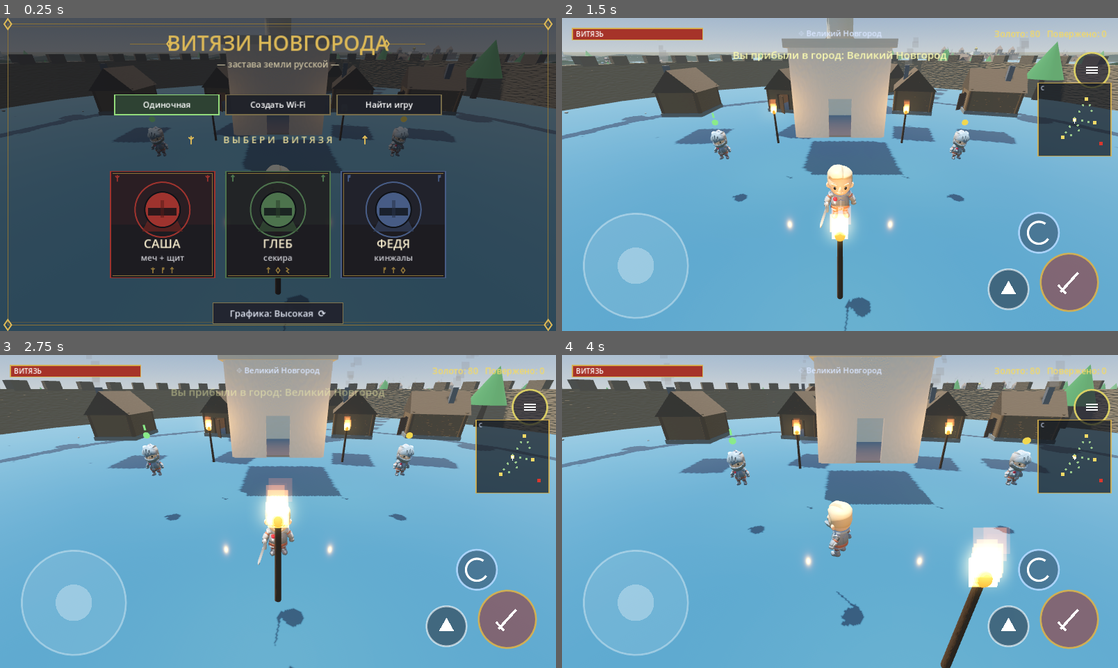
Above: before the commit, frames 1-4 (two rows, left to right).
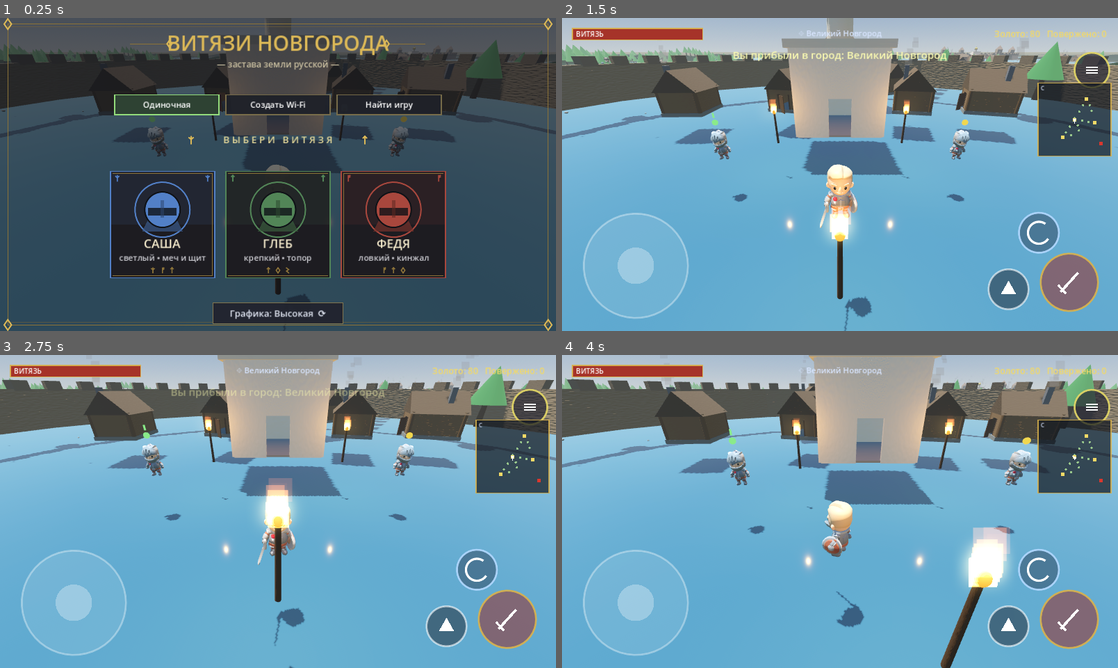
Above: after the commit, the same moments.

Repository: crucian1812-a11y/ar
Game: Godot game, scene res://Main.tscn
The game is run twice, just before and just after one commit, with the same random seed, the same clock (stepped at 60 frames per second) and the same inputs.
Inputs (mouse positions are in pixels of both pictures, inside the frame that each line leads up to):
- Up to frame 1 (0.25 s): no input
- Up to frame 2 (1.5 s): move the mouse to (962, 158) at 0.52 s; click (962, 158) at 0.67 s; tap Enter at 1.25 s; drag from (728, 190) to (812, 237) at 1.27 s
- Up to frame 3 (2.75 s): move the mouse to (333, 442) at 2.02 s; click (333, 442) at 2.17 s
- Up to frame 4 (4 s): drag from (812, 574) to (673, 464) at 2.77 s; move the mouse to (1006, 558) at 3.52 s; click (1006, 558) at 3.67 s

The runs differ from the first frame. In frame 1, 2.6% of the frame differs, in the area x 0-81%, y 8-90%; in frame 2, 0.6%; in frame 3, 0.2%; in frame 4, 0.3%.

Commit message:
vityazi3d: respawn instead of game-over, forests+wolves, more quests, endless endgame, char flavor
1. Death no longer ends the game: the player respawns at Новгород (brief
   invulnerability, small gold penalty) — so a host dying doesn't break
   everyone's session.
2. Added forests (two wooded biomes) populated with aggressive WOLF packs
   (procedural low-poly wolf, larger aggro, attack on sight).
3. More varied quests (7 total): wolves, visit-all-cities, slay the
   воевода, big kill-count — with shield/armour/helmet rewards.
4. Defeating Мамай is now a victory banner but the open world keeps going
   (no win-lock).
5. Personalised the three витязи (names/colours/descriptions); Саша now
   starts with a shield. (Real-photo faces not used — no such pipeline.)

Co-Authored-By: Claude Opus 4.8 <noreply@anthropic.com>
Claude-Session: https://claude.ai/code/session_01Ybzc4D61QXnypTQH2Ro8uP

Diff:
--- a/vityazi3d/Enemy.gd
+++ b/vityazi3d/Enemy.gd
@@ -1,7 +1,7 @@
 extends CharacterBody3D
 class_name GameEnemy
 
-enum Kind { RAIDER, SPEARMAN, ARCHER, BRUTE, BOSS, MONGOL, MONGOL_ARCHER, MONGOL_HEAVY, KHAN, MARAUDER, VETERAN, CHAMPION }
+enum Kind { RAIDER, SPEARMAN, ARCHER, BRUTE, BOSS, MONGOL, MONGOL_ARCHER, MONGOL_HEAVY, KHAN, MARAUDER, VETERAN, CHAMPION, WOLF }
 
 var kind: int = Kind.RAIDER
 var main
@@ -26,6 +26,8 @@
 var net_moving := false
 var aggroed := false            # actively aware of / chasing a player
 var last_attacker := 1          # net id of whoever last hit it (kill credit)
+var aggro_range := 22.0         # per-kind aggro radius
+var procedural := false         # build a code mesh instead of loading a glb
 
 const AGGRO := 22.0
 const GRAVITY := 22.0
@@ -68,7 +70,12 @@
 func _apply_kind() -> void:
 	var path := "res://assets/models/Barbarian.glb"
 	var show: Array = []
+	aggro_range = AGGRO
 	match kind:
+		Kind.WOLF:
+			hp = 55; speed = 5.6; dmg = 12; reach = 2.0; atk_cd_time = 0.8; mscale = 1.0
+			aggro_range = 36.0; procedural = true
+			attack_anim = ""
 		Kind.RAIDER:
 			hp = 55; speed = 3.9; dmg = 8; reach = 2.2; atk_cd_time = 1.2; mscale = 0.78
 			path = "res://assets/models/Barbarian.glb"; show = ["1H_Axe", "Barbarian_Round_Shield"]
@@ -124,6 +131,12 @@
 var _show: Array = []
 
 func _build_model() -> void:
+	if procedural:
+		model = _build_wolf()
+		add_child(model)
+		model.scale = Vector3.ONE * mscale
+		anim = null
+		return
 	model = load(_model_path).instantiate()
 	add_child(model)
 	model.scale = Vector3.ONE * mscale
@@ -183,6 +196,64 @@
 	m.roughness = 1.0
 	return m
 
+# low-poly wolf built in code (no quadruped model in the asset pack)
+func _build_wolf() -> Node3D:
+	var root := Node3D.new()
+	var fur := StandardMaterial3D.new(); fur.albedo_color = Color(0.30, 0.29, 0.31); fur.roughness = 1.0
+	var dark := StandardMaterial3D.new(); dark.albedo_color = Color(0.18, 0.17, 0.19); dark.roughness = 1.0
+	# body
+	var body := MeshInstance3D.new()
+	var bb := BoxMesh.new(); bb.size = Vector3(0.5, 0.5, 1.15)
+	body.mesh = bb; body.material_override = fur; body.position = Vector3(0, 0.62, 0)
+	root.add_child(body)
+	# chest/hindquarters bulk
+	var rump := MeshInstance3D.new()
+	var rb := BoxMesh.new(); rb.size = Vector3(0.56, 0.56, 0.45)
+	rump.mesh = rb; rump.material_override = fur; rump.position = Vector3(0, 0.66, -0.45)
+	root.add_child(rump)
+	# neck + head
+	var neck := MeshInstance3D.new()
+	var nb := BoxMesh.new(); nb.size = Vector3(0.34, 0.34, 0.4)
+	neck.mesh = nb; neck.material_override = fur; neck.position = Vector3(0, 0.74, 0.6)
+	root.add_child(neck)
+	var head := MeshInstance3D.new()
+	var hb := BoxMesh.new(); hb.size = Vector3(0.36, 0.34, 0.4)
+	head.mesh = hb; head.material_override = fur; head.position = Vector3(0, 0.82, 0.86)
+	root.add_child(head)
+	var snout := MeshInstance3D.new()
+	var sb := BoxMesh.new(); sb.size = Vector3(0.18, 0.18, 0.26)
+	snout.mesh = sb; snout.material_override = dark; snout.position = Vector3(0, 0.74, 1.08)
+	root.add_child(snout)
+	# ears
+	for ex in [-0.12, 0.12]:
+		var ear := MeshInstance3D.new()
+		var ec := CylinderMesh.new(); ec.top_radius = 0.0; ec.bottom_radius = 0.09; ec.height = 0.18
+		ear.mesh = ec; ear.material_override = dark; ear.position = Vector3(ex, 1.04, 0.82)
+		root.add_child(ear)
+	# eyes (glowing)
+	var em := StandardMaterial3D.new(); em.albedo_color = Color(1.0, 0.85, 0.2)
+	em.emission_enabled = true; em.emission = Color(1.0, 0.8, 0.1); em.emission_energy_multiplier = 2.0
+	em.shading_mode = BaseMaterial3D.SHADING_MODE_UNSHADED
+	for ex2 in [-0.1, 0.1]:
+		var eye := MeshInstance3D.new()
+		var es := SphereMesh.new(); es.radius = 0.045; es.height = 0.09
+		eye.mesh = es; eye.material_override = em; eye.position = Vector3(ex2, 0.86, 1.02)
+		root.add_child(eye)
+	# legs
+	for lx in [-0.18, 0.18]:
+		for lz in [0.4, -0.5]:
+			var leg := MeshInstance3D.new()
+			var lc := CylinderMesh.new(); lc.top_radius = 0.09; lc.bottom_radius = 0.07; lc.height = 0.6
+			leg.mesh = lc; leg.material_override = dark; leg.position = Vector3(lx, 0.3, lz)
+			root.add_child(leg)
+	# tail
+	var tail := MeshInstance3D.new()
+	var tc := CylinderMesh.new(); tc.top_radius = 0.05; tc.bottom_radius = 0.12; tc.height = 0.5
+	tail.mesh = tc; tail.material_override = fur
+	tail.position = Vector3(0, 0.78, -0.78); tail.rotation_degrees = Vector3(-50, 0, 0)
+	root.add_child(tail)
+	return root
+
 func _is_equip(n: String) -> bool:
 	for k in EQUIP_KEYS:
 		if k in n:
@@ -208,7 +279,7 @@
 		hp = net_hpfrac * max_hp
 		var np = _nearest_player()
 		var npd: float = np.global_position.distance_to(global_position) if np else 999.0
-		aggroed = npd <= AGGRO
+		aggroed = npd <= aggro_range
 		if anim:
 			anim.active = npd < 80.0
 		if npd < 80.0:
@@ -232,7 +303,7 @@
 		to.y = 0
 		var dist := to.length()
 		var dir := to.normalized() if dist > 0.01 else Vector3.ZERO
-		aggroed = dist <= AGGRO
+		aggroed = dist <= aggro_range
 
 		# performance: far enemies stop animating & idle in place
 		if dist > 80.0 and is_on_floor():
@@ -246,7 +317,7 @@
 		elif anim and not anim.active:
 			anim.active = true
 
-		if dist > AGGRO:
+		if dist > aggro_range:
 			# passive: stay near the camp until the player comes close
 			var hto := home - global_position
 			hto.y = 0
@@ -340,7 +411,7 @@
 				main.on_boss_killed()
 			if kind == Kind.KHAN and main.has_method("on_khan_killed"):
 				main.on_khan_killed()
-			main.on_enemy_killed(global_position, gold_drop, last_attacker)
+			main.on_enemy_killed(global_position, gold_drop, last_attacker, kind)
 		queue_free()
 
 # ---------------- hp bar ----------------
--- a/vityazi3d/Main.gd
+++ b/vityazi3d/Main.gd
@@ -44,6 +44,12 @@
 var saray_barrier: Node3D = null
 var saray_near := false
 
+# dense forests (with wolf packs)
+var forests := [
+	{"pos": Vector3(-150, 0, -120), "r": 85.0},
+	{"pos": Vector3(175, 0, 180), "r": 70.0},
+]
+
 # textured materials (procedural normal maps) + particle assets
 var _nrm_wood: NoiseTexture2D
 var _nrm_stone: NoiseTexture2D
@@ -86,14 +92,24 @@
 
 var quests := [
 	{"title": "Очистка дорог", "desc": "Победи 6 врагов в округе.", "type": "kills", "target": 6, "reward": 70, "weapon": 7, "weapon_name": "Меч-кладенец"},
+	{"title": "Волчья стая", "desc": "Истреби 5 волков в лесу.", "type": "wolves", "target": 5, "reward": 80, "reward_shield": 1, "reward_name": "Круглый щит"},
 	{"title": "Казна княжества", "desc": "Накопи 200 золота.", "type": "gold", "target": 200, "reward": 90, "weapon": 9, "weapon_name": "Лук Соловья"},
+	{"title": "Странствие по Руси", "desc": "Побывай во всех 4 городах.", "type": "visit", "target": 4, "reward": 110, "reward_helmet": true, "reward_name": "Шлем"},
 	{"title": "Древние реликвии", "desc": "Собери 5 артефактов.", "type": "pickups", "target": 5, "reward": 120, "weapon": 8, "weapon_name": "Секира Перуна"},
+	{"title": "Голова воеводы", "desc": "Срази воеводу в его крепости.", "type": "boss", "target": 1, "reward": 160, "reward_armor": 2, "reward_name": "Латный доспех"},
+	{"title": "Гроза недругов", "desc": "Победи 25 врагов.", "type": "kills", "target": 25, "reward": 220},
 ]
 var quest_idx := 0
 var quest_active := false
 var kills_base := 0
 var pickups_collected := 0
 var pickups_base := 0
+var wolves_killed := 0
+var wolves_base := 0
+var bosses_killed := 0
+var boss_base := 0
+var visited_cities := {}
+var mamai_defeated := false
 
 func _ready() -> void:
 	randomize()
@@ -115,6 +131,7 @@
 	_build_villages()
 	_build_roads()
 	_build_saray_structures()
+	_build_forest()
 	_spawn_player()
 	_setup_ui()
 	_build_preview_studio()
@@ -579,6 +596,28 @@
 	npc.kind = kind
 	add_child(npc)
 	npc.global_position = pos
+
+func _build_forest() -> void:
+	for f in forests:
+		var fc: Vector3 = f["pos"]
+		var fr: float = f["r"]
+		var n := int(fr * 3.2)
+		for i in range(n):
+			var a := randf() * TAU
+			var d := sqrt(randf()) * fr
+			var x := fc.x + cos(a) * d
+			var z := fc.z + sin(a) * d
+			var skip := false
+			for c in cities:
+				if Vector2(x - c["pos"].x, z - c["pos"].z).length() < 42.0:
+					skip = true; break
+			if not skip:
+				for vc in village_centers:
+					if Vector2(x - vc.x, z - vc.z).length() < 14.0:
+						skip = true; break
+			if skip:
+				continue
+			_make_tree(Vector3(x, terrain_height(x, z), z))
 
 # ---------------- Сарай-Бату (orda capital) ----------------
 
@@ -1273,6 +1312,12 @@
 	kills_base = 0
 	pickups_collected = 0
 	pickups_base = 0
+	wolves_killed = 0
+	wolves_base = 0
+	bosses_killed = 0
+	boss_base = 0
+	visited_cities = {}
+	mamai_defeated = false
 	state = "play"
 	controls.state = 1
 	mood_t = 0.0
@@ -1473,6 +1518,20 @@
 		_spawn_camp(c, false)
 	_spawn_camp(Vector3(-300, 0, -250), true)   # воевода fortress (mid boss)
 	_spawn_saray_horde()
+	_spawn_wolves()
+
+func _spawn_wolves() -> void:
+	for f in forests:
+		var fc: Vector3 = f["pos"]
+		var fr: float = f["r"]
+		var packs := 3
+		for pk in range(packs):
+			var pa := randf() * TAU
+			var pd := randf_range(10.0, fr - 12.0)
+			var center := fc + Vector3(cos(pa) * pd, 0, sin(pa) * pd)
+			var n := randi_range(3, 5)
+			for i in range(n):
+				_make_enemy(GameEnemy.Kind.WOLF, center + Vector3(randf_range(-6, 6), 0, randf_range(-6, 6)))
 
 func _spawn_saray_horde() -> void:
 	var c := SARAY_POS
@@ -1533,6 +1592,7 @@
 		GameEnemy.Kind.MARAUDER: return 9
 		GameEnemy.Kind.VETERAN: return 18
 		GameEnemy.Kind.CHAMPION: return 40
+		GameEnemy.Kind.WOLF: return 12
 		_: return 8
 
 func _spawn_pickups() -> void:
@@ -1567,8 +1627,10 @@
 	add_child(pk)
 	pk.global_position = pos
 
-func on_enemy_killed(pos: Vector3, gold: int, by: int = 1) -> void:
+func on_enemy_killed(pos: Vector3, gold: int, by: int = 1, kind: int = -1) -> void:
 	alive -= 1
+	if kind == GameEnemy.Kind.WOLF:
+		wolves_killed += 1
 	# credit the kill to whoever landed the killing blow
 	if not Net.active or by == Net.my_id():
 		kills += 1
@@ -1587,11 +1649,14 @@
 
 func on_boss_killed() -> void:
 	boss_defeated = true
+	bosses_killed += 1
 	show_toast("Воевода повержен! Но главный враг — Мамай в Сарай-Бату.")
 
 func on_khan_killed() -> void:
-	# defeating Мамай is the true victory
-	_win()
+	# defeating Мамай is a great victory — but the open world keeps going
+	mamai_defeated = true
+	show_toast("ПОБЕДА! Мамай повержен, Русь свободна! Можно играть дальше.")
+	Sfx.quest()
 
 func show_toast(text: String) -> void:
 	if controls:
@@ -1755,8 +1820,7 @@
 			_update_mood(delta)
 			_net_tick(delta)
 			if player.hp <= 0.0:
-				_game_over()
-				return
+				_respawn_player()
 			if controls.consume_interact() and near_npc != null:
 				if near_npc.kind == "quest":
 					_open_quest()
@@ -1819,6 +1883,7 @@
 	for c in cities:
 		if player.global_position.distance_to(c["pos"]) < 46.0:
 			rname = c["name"]
+			visited_cities[c["name"]] = true
 			break
 	if rname == "" and player.global_position.distance_to(SARAY_POS) < 52.0:
 		rname = "Сарай-Бату"
@@ -2033,6 +2098,9 @@
 		"kills": return kills - kills_base
 		"pickups": return pickups_collected - pickups_base
 		"gold": return player.gold
+		"wolves": return wolves_killed - wolves_base
+		"boss": return bosses_killed - boss_base
+		"visit": return visited_cities.size()
 	return 0
 
 func _quest_done() -> bool:
@@ -2053,20 +2121,26 @@
 	var q = quests[quest_idx]
 	if not quest_active:
 		quest_active = true
-		if q["type"] == "kills":
-			kills_base = kills
-		elif q["type"] == "pickups":
-			pickups_base = pickups_collected
+		match q["type"]:
+			"kills": kills_base = kills
+			"pickups": pickups_base = pickups_collected
+			"wolves": wolves_base = wolves_killed
+			"boss": boss_base = bosses_killed
 		show_toast("Задание принято: " + q["title"])
 		_refresh_quest_dialog()
 	elif _quest_done():
 		player.add_gold(int(q["reward"]))
 		Sfx.quest()
+		var extra := ""
 		if q.has("weapon"):
-			player.own_weapon(int(q["weapon"]))
-			show_toast("Награда: +%d золота и %s! Наденьте в снаряжении (☰)" % [int(q["reward"]), q["weapon_name"]])
-		else:
-			show_toast("Награда получена: +%d золота" % int(q["reward"]))
+			player.own_weapon(int(q["weapon"])); extra = " и " + String(q["weapon_name"])
+		elif q.has("reward_shield"):
+			player.own_shield(int(q["reward_shield"])); extra = " и " + String(q["reward_name"])
+		elif q.has("reward_armor"):
+			player.own_armor(int(q["reward_armor"])); extra = " и " + String(q["reward_name"])
+		elif q.has("reward_helmet"):
+			player.helmet_owned = true; extra = " и " + String(q["reward_name"])
+		show_toast("Награда: +%d золота%s!" % [int(q["reward"]), extra])
 		quest_idx += 1
 		quest_active = false
 		_refresh_quest_dialog()
@@ -2089,6 +2163,8 @@
 		var rw := "Награда: %d золота" % int(q["reward"])
 		if q.has("weapon_name"):
 			rw += " + ✦ %s" % q["weapon_name"]
+		elif q.has("reward_name"):
+			rw += " + %s" % q["reward_name"]
 		controls.quest_info = rw
 		controls.quest_btn = "Принять"
 	elif _quest_done():
@@ -2098,6 +2174,18 @@
 		controls.quest_info = "Прогресс: %d/%d" % [_quest_progress(), int(q["target"])]
 		controls.quest_btn = "В пути (закрыть)"
 
+func _respawn_player() -> void:
+	# no permanent game-over: fall, lose some gold, revive at Новгород
+	var lost: int = int(player.gold * 0.2)
+	player.gold -= lost
+	player.hp = player.max_hp
+	player.velocity = Vector3.ZERO
+	player.global_position = Vector3(0, 2.0, 12)
+	player.hurt_t = 3.0      # brief invulnerability so you aren't instantly re-killed
+	current_region = ""
+	Sfx.hurt()
+	show_toast("Вы пали! Возрождение в Новгороде." + ((" −%d золота" % lost) if lost > 0 else ""))
+
 func _game_over() -> void:
 	state = "gameover"
 	controls.state = 2
--- a/vityazi3d/Player.gd
+++ b/vityazi3d/Player.gd
@@ -179,9 +179,13 @@
 	owned_armors = []
 	equipped_armor = 0
 	match id:
-		0: owned_weapons = [0]; equipped_weapon = 0
-		1: owned_weapons = [2]; equipped_weapon = 2
-		_: owned_weapons = [4]; equipped_weapon = 4
+		0:  # Саша — меч и щит
+			owned_weapons = [0]; equipped_weapon = 0
+			owned_shields = [0, 1]; equipped_shield = 1
+		1:  # Глеб — топор
+			owned_weapons = [2]; equipped_weapon = 2
+		_:  # Федя — кинжал
+			owned_weapons = [4]; equipped_weapon = 4
 
 	if model != null:
 		model.queue_free()
--- a/vityazi3d/TouchControls.gd
+++ b/vityazi3d/TouchControls.gd
@@ -84,9 +84,9 @@
 var look_finger := -1
 
 var CHARS := [
-	["САША", "меч + щит", Color(0.62, 0.20, 0.18)],
-	["ГЛЕБ", "секира", Color(0.30, 0.45, 0.30)],
-	["ФЕДЯ", "кинжалы", Color(0.28, 0.36, 0.52)],
+	["САША", "светлый • меч и щит", Color(0.32, 0.5, 0.78)],
+	["ГЛЕБ", "крепкий • топор", Color(0.32, 0.52, 0.34)],
+	["ФЕДЯ", "ловкий • кинжал", Color(0.66, 0.28, 0.24)],
 ]
 
 func _ready() -> void:
